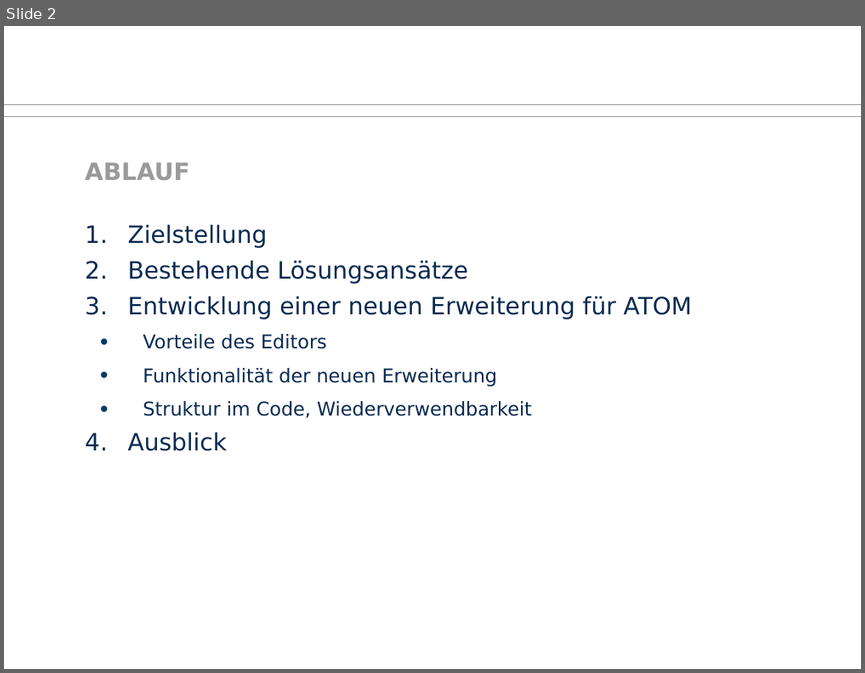
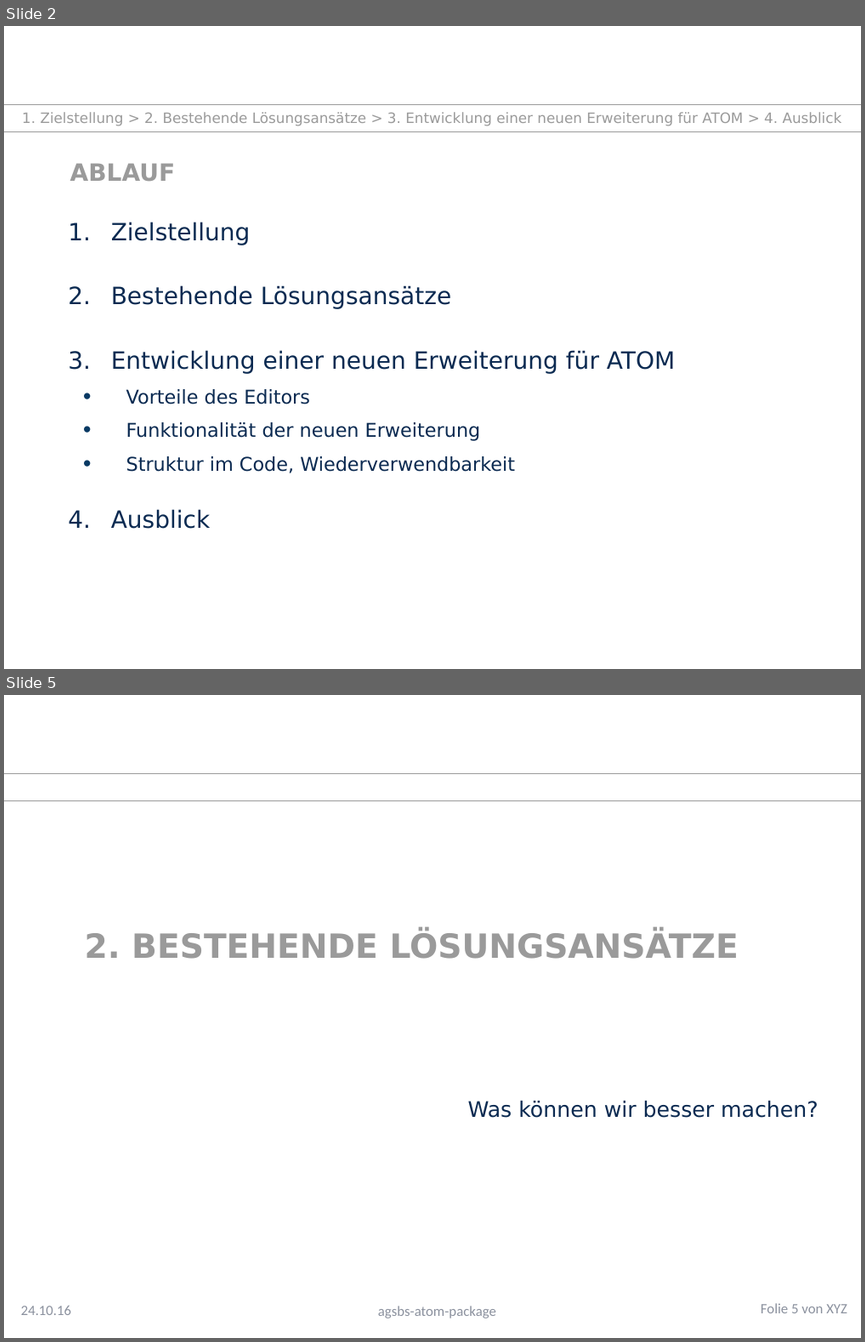
Before and after one commit to TUD-INF-IAI-MCI/agsbs_atom_package, a slide deck: presentation.pptx. Shown one above the other, each under a label of ours: slide 2 before the commit, slides 2 and 5 after it; the slides between them are not shown. The pictures are 865x673 and 865x1342 pixels, drawn with LibreOffice and Linux fonts; fonts in the diff are those of the drawing; background and template pictures are left out. Boxes give left, top, right and bottom in pixels: in the first picture for what was removed or moved away, otherwise in the second. Text is boxed around its words. In the diff, an @@ line names an element or a change of style, - is before the commit and + after.

```diff
--- a/presentation.pptx
+++ b/presentation.pptx
@@ slide 5 added at [4,695,861,1338], background #FFFFFF; not listed: 2 template elements that a slide beside it also shows @@
@@ text added at [85,933,738,959], 28 pt, text #9A9A9A, bold @@
+2. BESTEHENDE LÖSUNGSANSÄTZE
@@ text added at [468,1100,818,1117], 18 pt, text #0B2A51 @@
+Was können wir besser machen?
@@ text added at [21,1305,71,1315], 12 pt, text #8C919F @@
+24.10.16
@@ text added at [378,1305,496,1318], 12 pt, text #8C919F @@
+agsbs-atom-package
@@ text added at [760,1303,847,1313], 12 pt, text #8C919F @@
+Folie 5 von XYZ
@@ slide 2 changed as well @@
@@ text added at [22,112,842,126], 12 pt, text #9A9A9A @@
+1. Zielstellung > 2. Bestehende Lösungsansätze > 3. Entwicklung einer neuen Erweiterung für ATOM > 4. Ausblick
@@ line moved from (4, 117) - (861, 117) to (4, 131) - (861, 131) @@
@@ text "ABLAUF": place and size @@
-text "ABLAUF" at [85,162,190,180]
+text "ABLAUF" at [70,163,176,181]
@@ text "Zielstellung" rewrapped from [128,224,692,451] to [111,222,675,528] @@
```
Also in this commit, not shown: 1 other slide changed, 3 other slides added.
